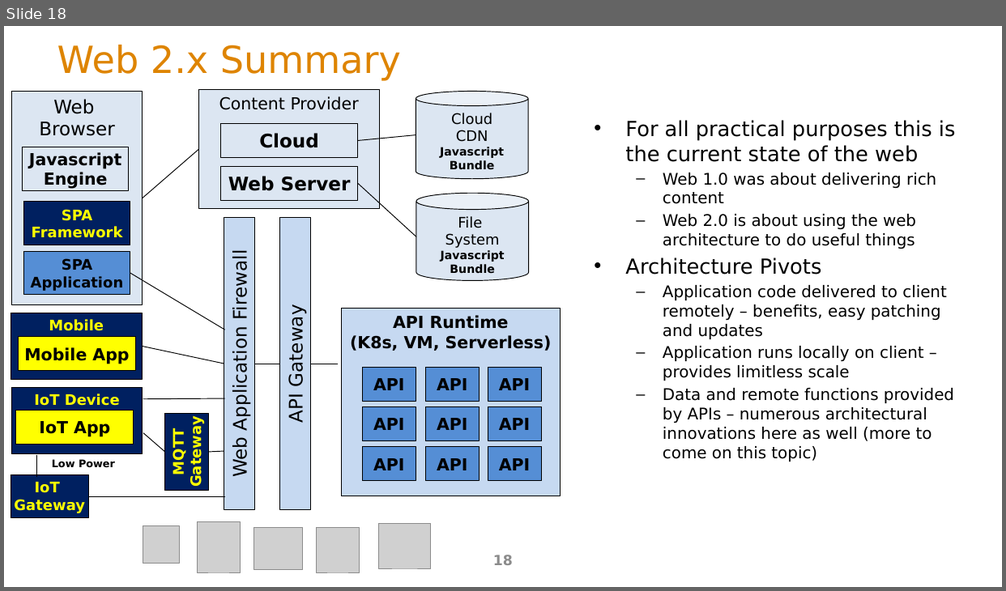
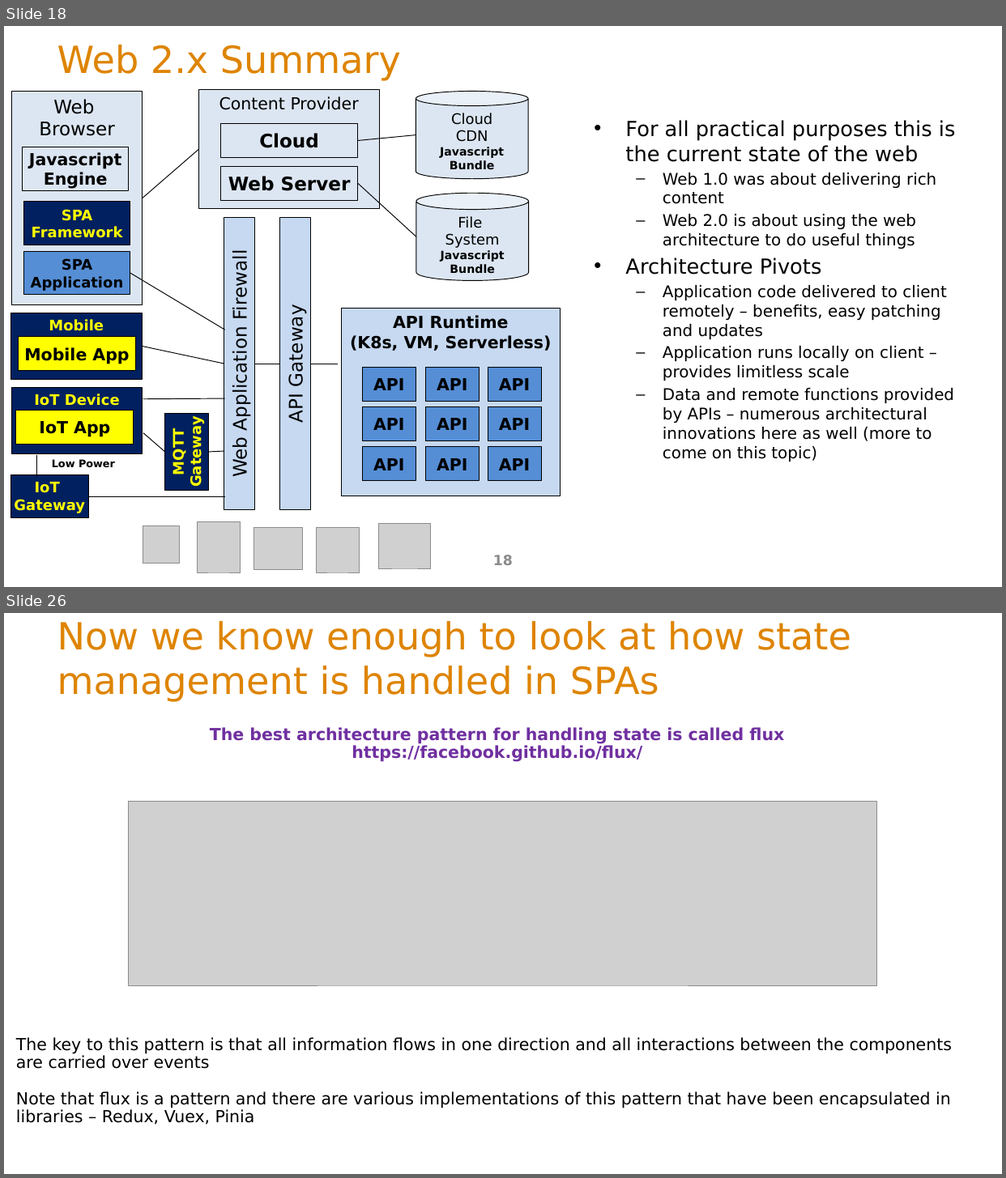
Before and after one commit to ArchitectingSoftware/SE577-SoftwareArchitecture, a slide deck: lectures/m5WebAndApiArchitecture.pptx. Shown one above the other, each under a label of ours: slide 18 before the commit, slides 18 and 26 after it; the slides between them are not shown. The pictures are 1006x591 and 1006x1178 pixels, drawn with LibreOffice and Linux fonts; fonts in the diff are those of the drawing; grey boxes stand for pictures. Boxes give left, top, right and bottom in pixels: in the first picture for what was removed or moved away, otherwise in the second. Text is boxed around its words. In the diff, an @@ line names an element or a change of style, - is before the commit and + after.

```diff
--- a/lectures/m5WebAndApiArchitecture.pptx
+++ b/lectures/m5WebAndApiArchitecture.pptx
@@ slide 26 added at box(4, 613, 1002, 1174), background #FFFFFF @@
@@ title added at box(57, 621, 851, 702), 36 pt, text #DE8400 @@
+Now we know enough to look at how state management is handled in SPAs
@@ text added at box(210, 727, 784, 762), 16 pt, text #7030A0, bold @@
+The best architecture pattern for handling state is called flux
+https://facebook.github.io/flux/
@@ picture added at box(129, 802, 878, 986) @@
@@ text added at box(16, 1037, 952, 1125), 16 pt, text #000000 @@
+The key to this pattern is that all information flows in one direction and all interactions between the components are carried over events
+Note that flux is a pattern and there are various implementations of this pattern that have been encapsulated in libraries – Redux, Vuex, Pinia
```
Also in this commit, not shown: 8 other slides added, 4 other files.
